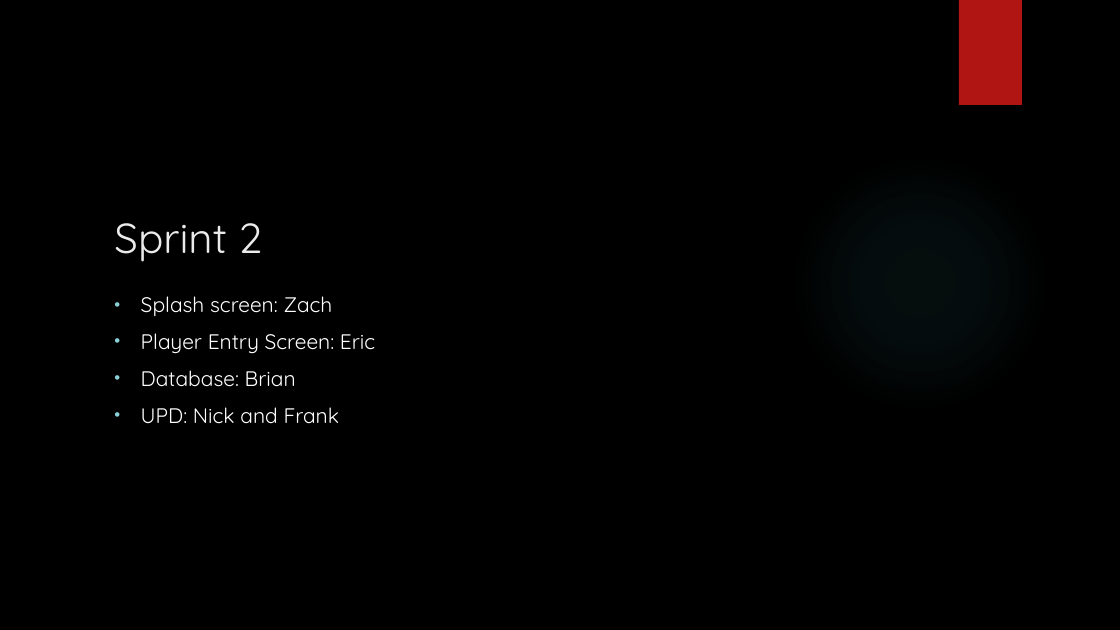
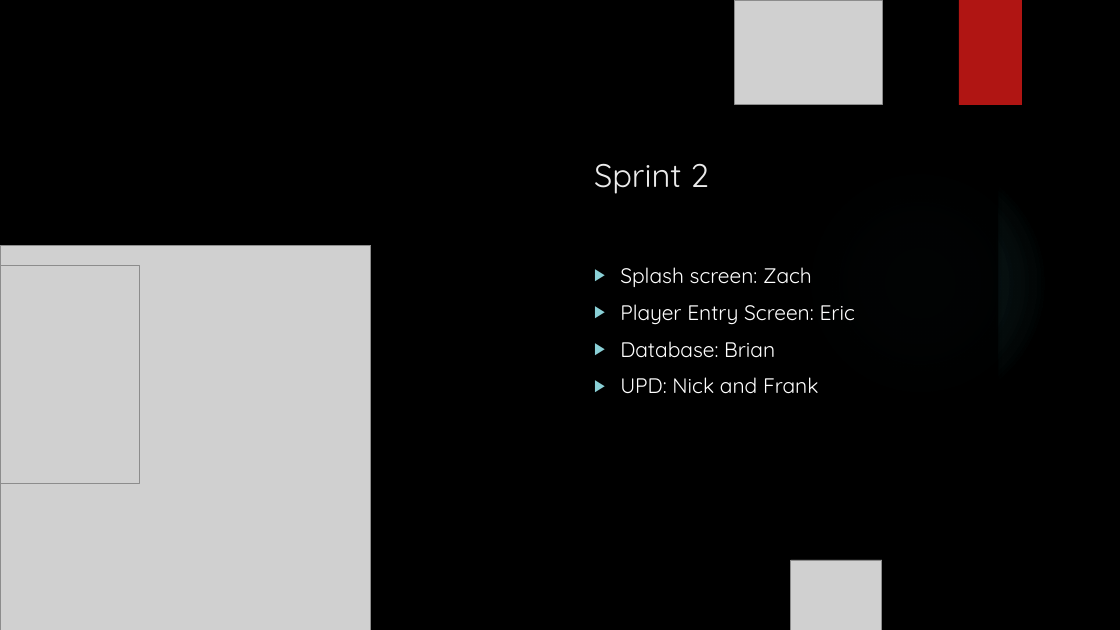
Before and after one commit to riflema/photon-team-16-main, a slide deck: slide 4 of Team 16 Presentation.pptx. Drawn at 1120x630 pixels with LibreOffice and Linux fonts; fonts in the diff are those of the drawing; grey boxes stand for pictures; background and template pictures are left out. Boxes give left, top, right and bottom in pixels: in the first picture for what was removed or moved away, otherwise in the second. Text is boxed around its words. In the diff, an @@ line names an element or a change of style, - is before the commit and + after.

```diff
--- a/Team 16 Presentation.pptx
+++ b/Team 16 Presentation.pptx
@@ picture added at [735, 0, 882, 105] @@
@@ rectangle added at [556, 121, 998, 507], fill #000000 at 80% opacity @@
@@ title "Sprint 2": place and size @@
-title "Sprint 2" at [114, 223, 262, 262]
+title "Sprint 2" at [594, 163, 709, 194]
@@ title "Sprint 2" at [594, 163, 709, 194]: size 36 to 28 pt; vertical alignment bottom to top @@
@@ ellipse added at [791, 154, 1049, 413], fill gradient #50B9C1 @@
@@ picture added at [0, 245, 371, 630] @@
@@ picture added at [0, 266, 139, 483] @@
@@ text "Splash screen: Zach": place and size @@
-text "Splash screen: Zach" at [141, 296, 375, 424]
+text "Splash screen: Zach" at [620, 267, 855, 394]
@@ text "Splash screen: Zach" at [620, 267, 855, 394]: bullet • to ▶ @@
@@ picture added at [791, 560, 882, 630] @@
```
Also in this commit, not shown: 4 other slides changed.
